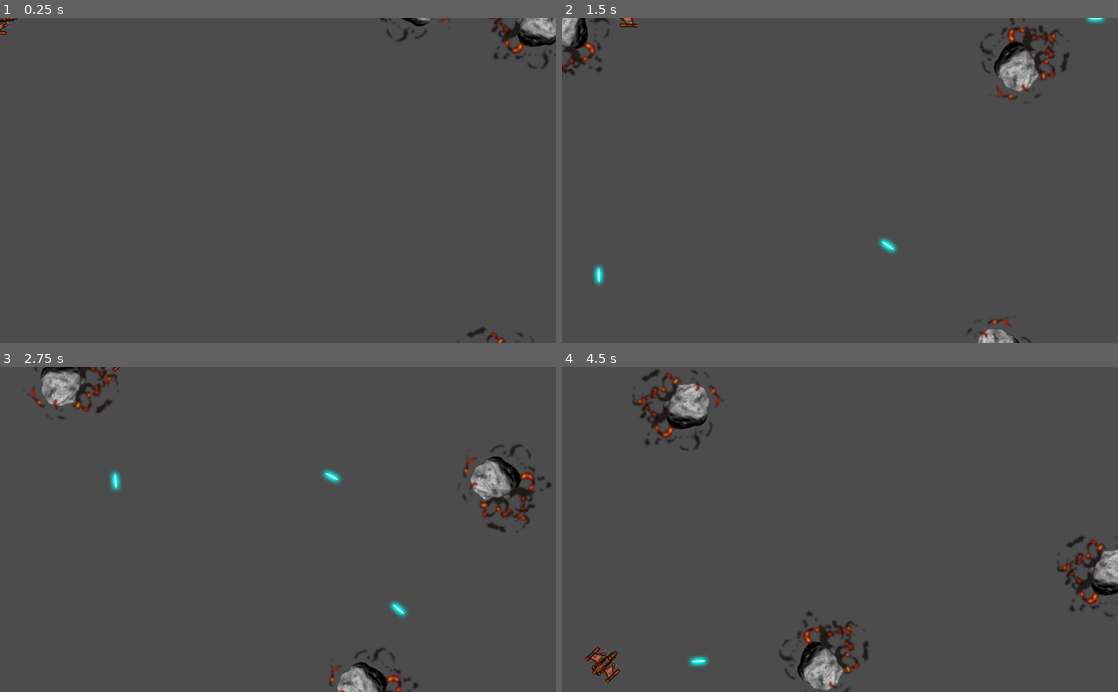
Above: before the commit, frames 1-4 (two rows, left to right).
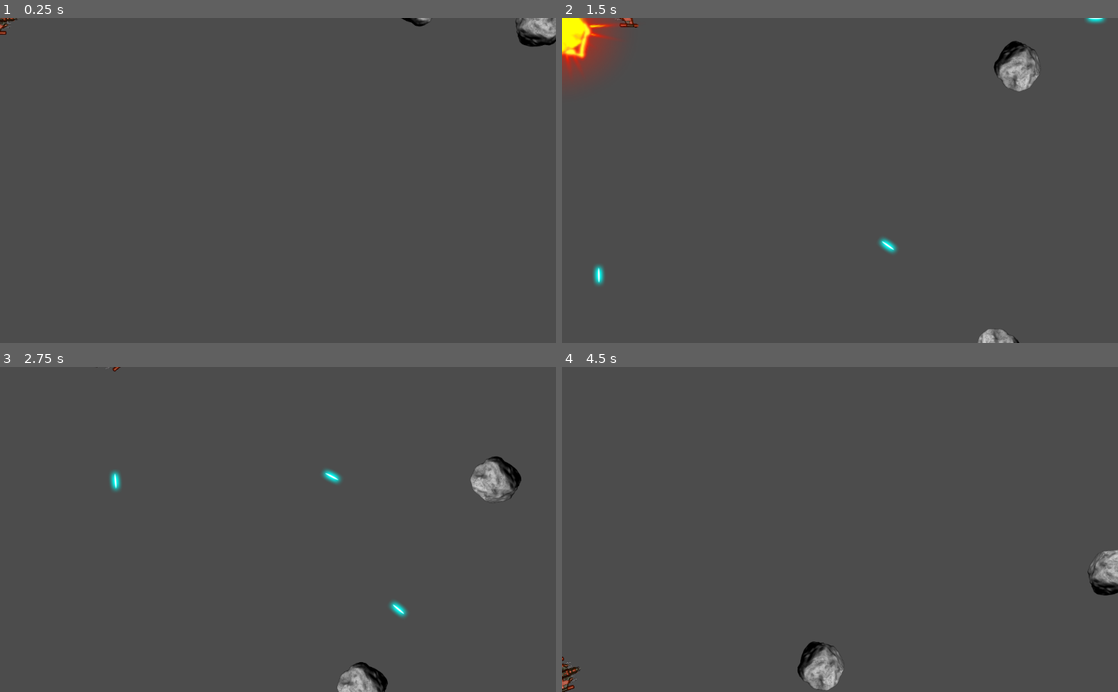
Above: after the commit, the same moments.

Repository: arch13b4ld/godot-game-engine-projects
Game: Godot game, scene res://data/Main.tscn
Two runs of this game, one before a commit and one after it. Both use one fixed random seed, a clock stepped at 60 frames per second and the inputs below.
Inputs:
- Up to frame 1 (0.25 s): no input
- Up to frame 2 (1.5 s): hold Right (rotate_right) 0.53-1.28 s; hold Space (shoot) 0.53-1.28 s; hold Left (rotate_left) from 1.28 s (still down); tap Space (shoot) at 1.35 s
- Up to frame 3 (2.75 s): release Left (rotate_left) at 2.03 s; hold Right (rotate_right) from 2.03 s (still down); hold Space (shoot) from 2.03 s (still down)
- Up to frame 4 (4.5 s): release Right (rotate_right) at 2.78 s; release Space (shoot) at 2.78 s; hold W (thrust) 2.78-3.53 s; tap Space (shoot) at 2.85, 4.35 s; hold Space (shoot) 3.53-4.28 s; hold Left (rotate_left) from 3.53 s (still down)

The runs differ from the first frame. In frame 1, 0.5% of the frame differs, in the area x 68-100%, y 0-100%; in frame 2, 2.5%; in frame 3, 2.0%; in frame 4, 3.3%, in the area x 0-100%, y 0-100%.
Error before the commit: Invalid call. Nonexistent function 'explode' in base 'RigidBody2D (Rock.gd)'. (res://data/bullet/Bullet.gd:17)

Commit message:
Fix misspell in Rock scene

Diff:
--- a/04-space-rocks/data/rock/Rock.gd
+++ b/04-space-rocks/data/rock/Rock.gd
@@ -11,7 +11,7 @@
 var radius = 0
 var size
 
-func exploded():
+func explode():
 	layers = 0
 
 	$Sprite.hide()
--- a/04-space-rocks/data/rock/Rock.tscn
+++ b/04-space-rocks/data/rock/Rock.tscn
@@ -26,7 +26,6 @@
 [node name="CollisionShape2D" type="CollisionShape2D" parent="."]
 
 [node name="Explosion" parent="." instance=ExtResource( 3 )]
-frame = 62
 [connection signal="animation_finished" from="Explosion/AnimationPlayer" to="." method="_on_AnimationPlayer_animation_finished"]
 
 [editable path="Explosion"]
